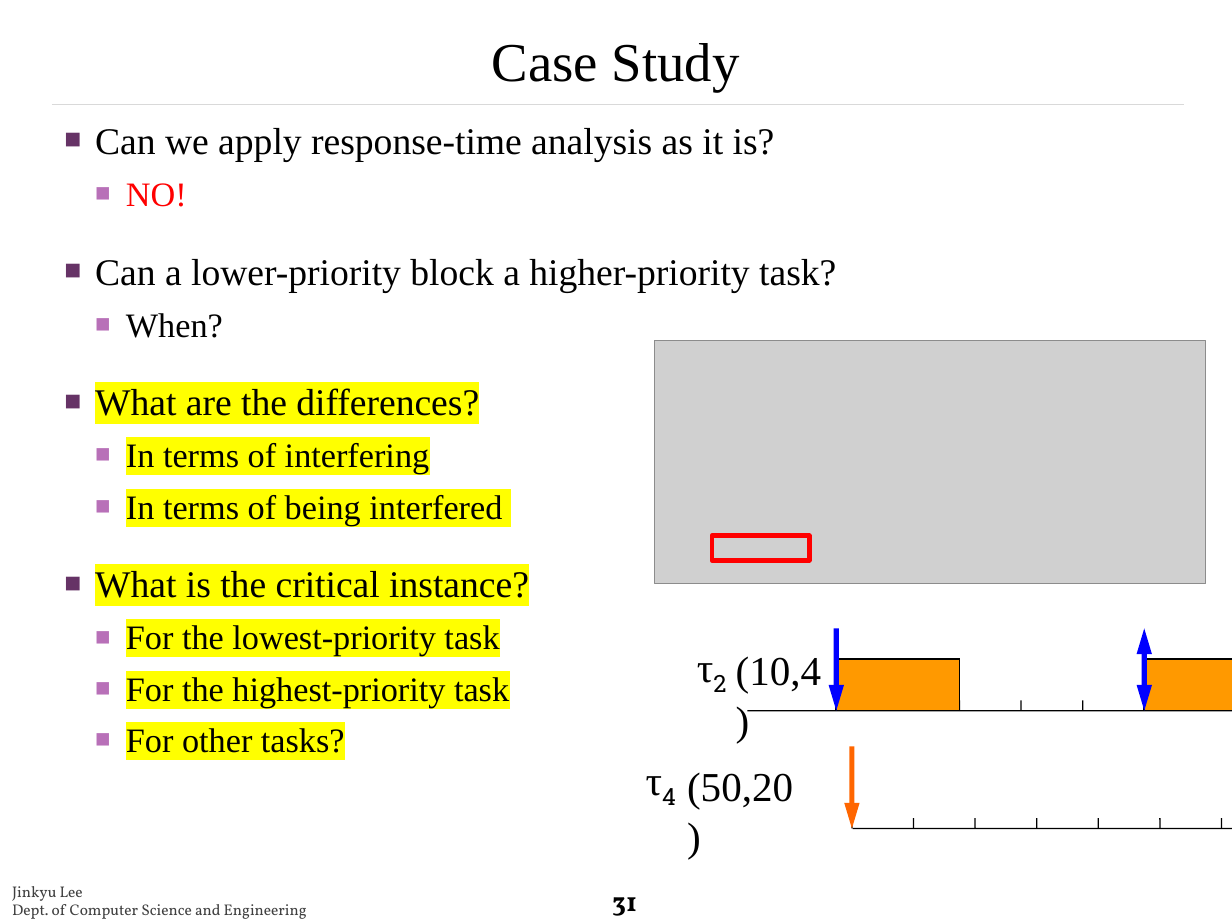
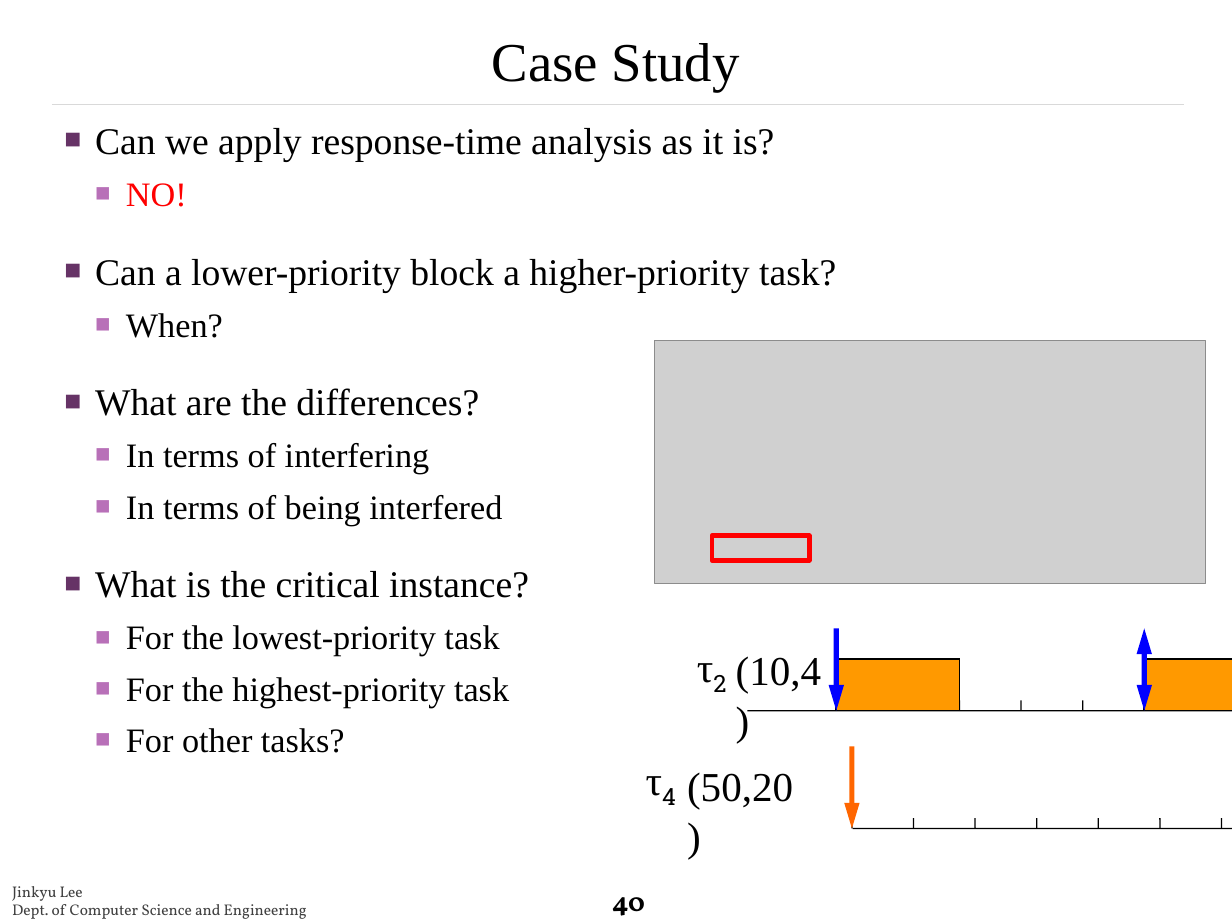
Before and after one commit to rtclskku/website, a slide deck: slide 40 of papers/2.pptx (slide 31 before the commit). Drawn at 1232x924 pixels with LibreOffice and Linux fonts; fonts in the diff are those of the drawing; grey boxes stand for pictures; background and template pictures are left out. Boxes give left, top, right and bottom in pixels: in the first picture for what was removed or moved away, otherwise in the second. Text is boxed around its words. In the diff, an @@ line names an element or a change of style, - is before the commit and + after.

```diff
--- a/papers/2.pptx
+++ b/papers/2.pptx
@@ text at [95, 388, 529, 753]: highlight #FFFF00 to none in "What are the differences?", "In terms of interfering", "In terms of being interfered", "What is the critical instance?" and 3 more places @@
@@ page number at [612, 897, 645, 916]: text changed @@
-31
+40
```
Also in this commit, not shown: 8 other slides changed, 12 slides added.
